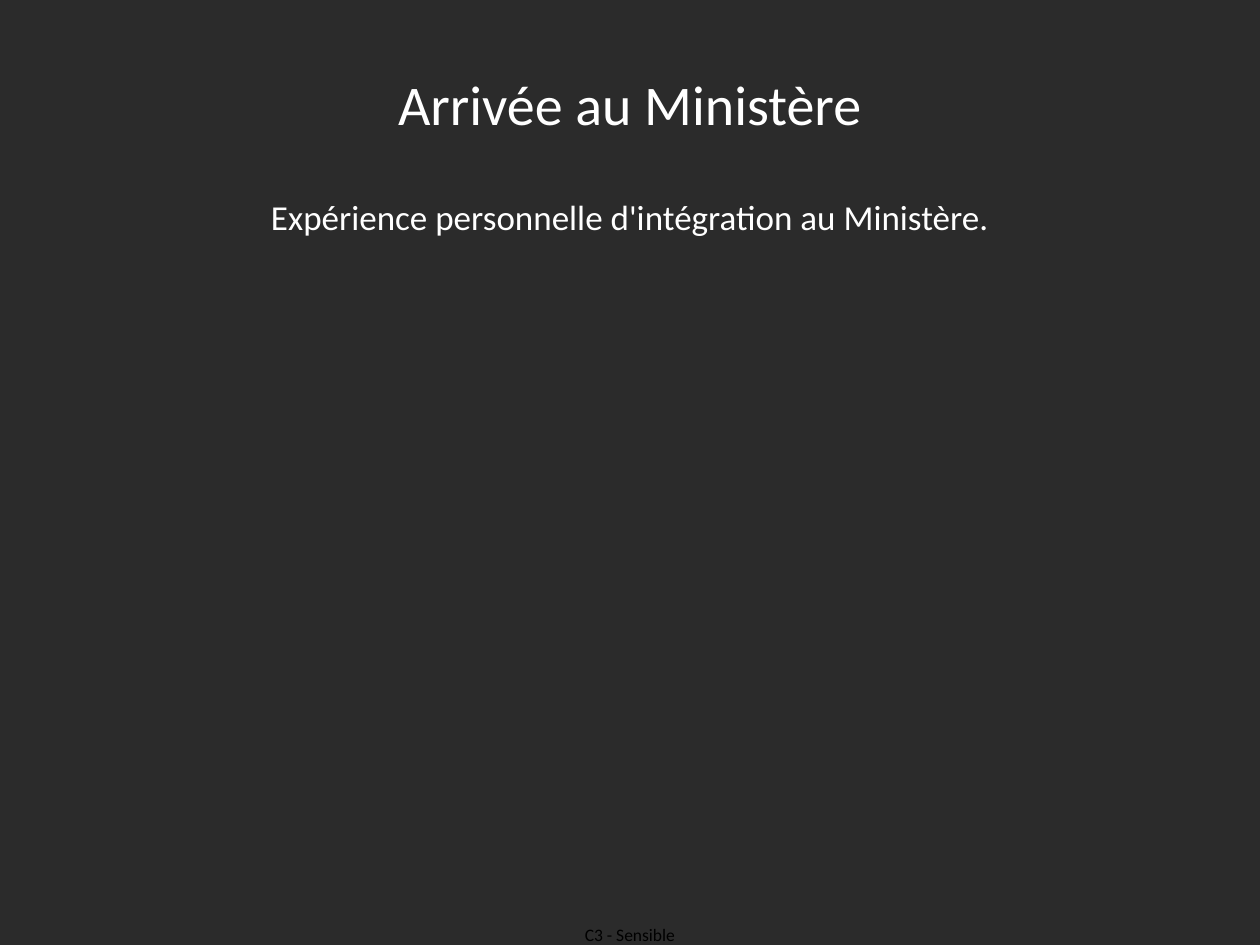
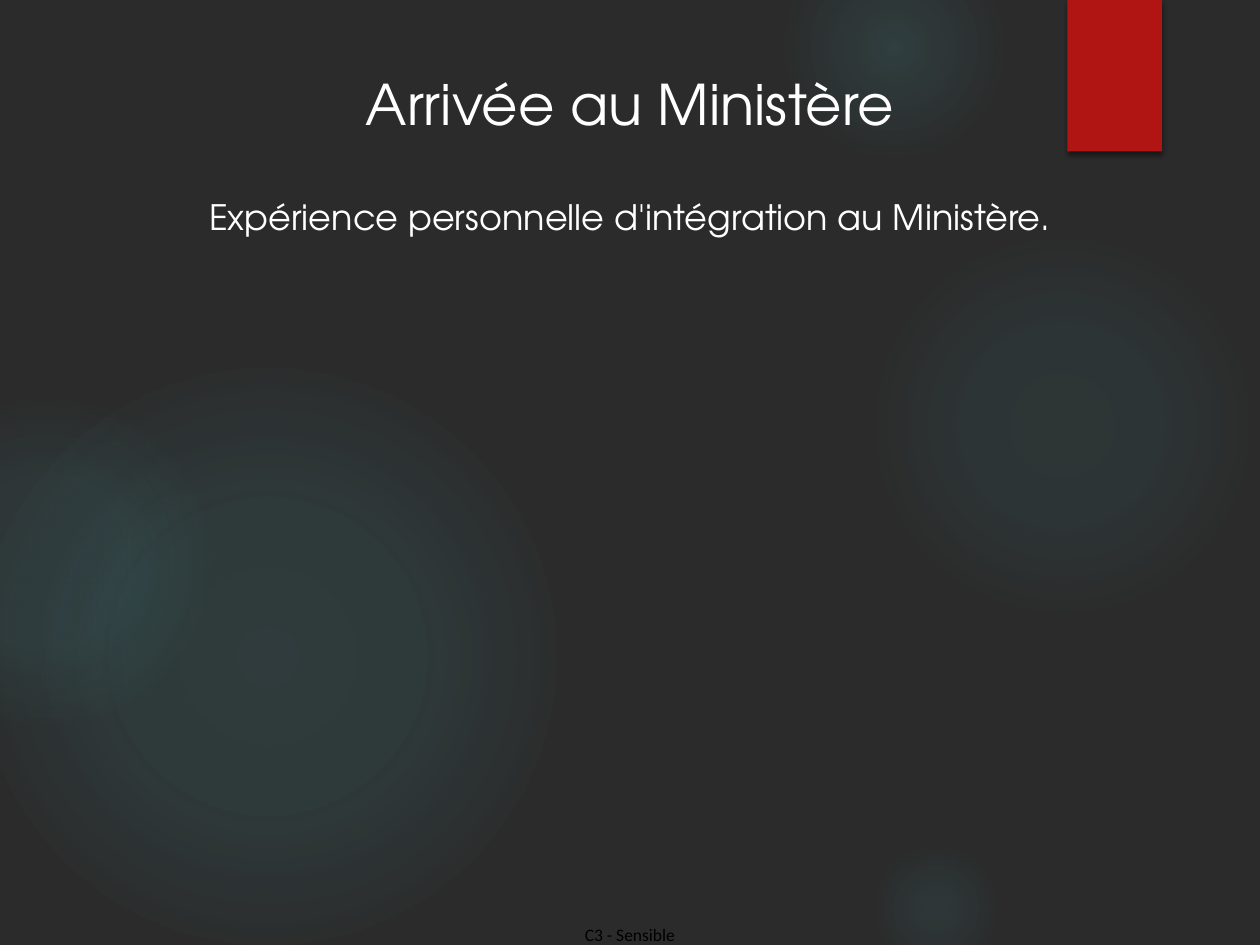
Before and after one commit to Amine372/memoire_ministeres_sociaux, a slide deck: slide 4 of Soutenance_Entreprise.pptx. Drawn at 1260x945 pixels with LibreOffice and Linux fonts; fonts in the diff are those of the drawing; background and template pictures are left out; a plain dark background stands for a picture behind light text. Boxes give left, top, right and bottom in pixels: in the first picture for what was removed or moved away, otherwise in the second. Text is boxed around its words. In the diff, an @@ line names an element or a change of style, - is before the commit and + after.

```diff
--- a/Soutenance_Entreprise.pptx
+++ b/Soutenance_Entreprise.pptx
@@ ellipse added at bbox=[784, 0, 1004, 158], fill gradient #50B9C1 @@
@@ rectangle added at bbox=[1067, 0, 1162, 151], fill #B01513 @@
@@ text "Arrivée au Ministère" at bbox=[366, 82, 894, 126]: font Calibri to TeX Gyre Adventor @@
@@ text "Expérience personnelle d'intégration au Ministère." at bbox=[209, 203, 1050, 238]: font Calibri to TeX Gyre Adventor @@
@@ ellipse added at bbox=[868, 231, 1256, 619], fill gradient #50B9C1 @@
@@ ellipse added at bbox=[0, 368, 556, 945], fill gradient #50B9C1 @@
@@ ellipse added at bbox=[0, 399, 209, 724], fill gradient #50B9C1 @@
```
Also in this commit, not shown: 8 other slides changed, 1 slide added, 4 slides removed.
